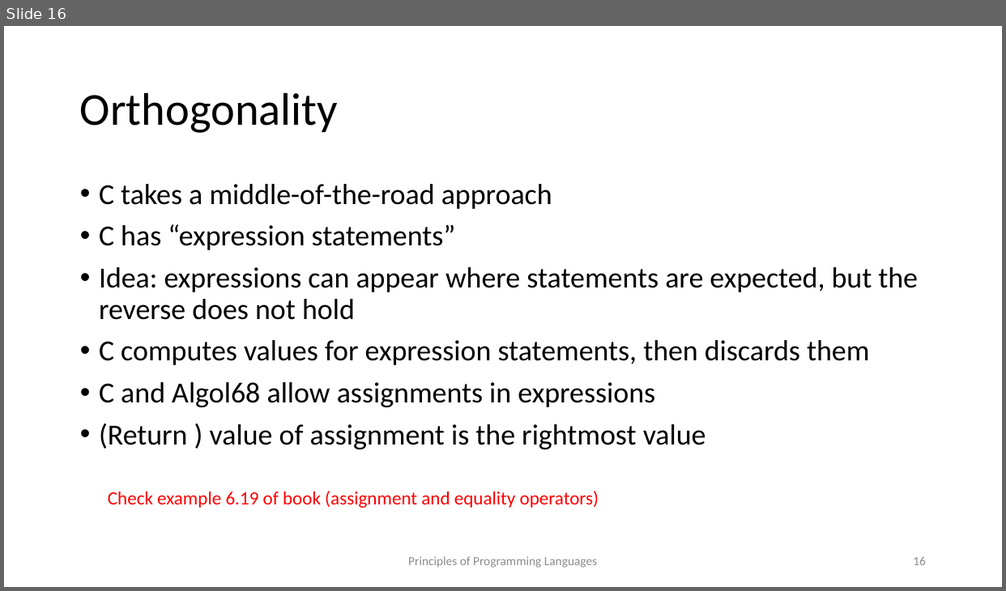
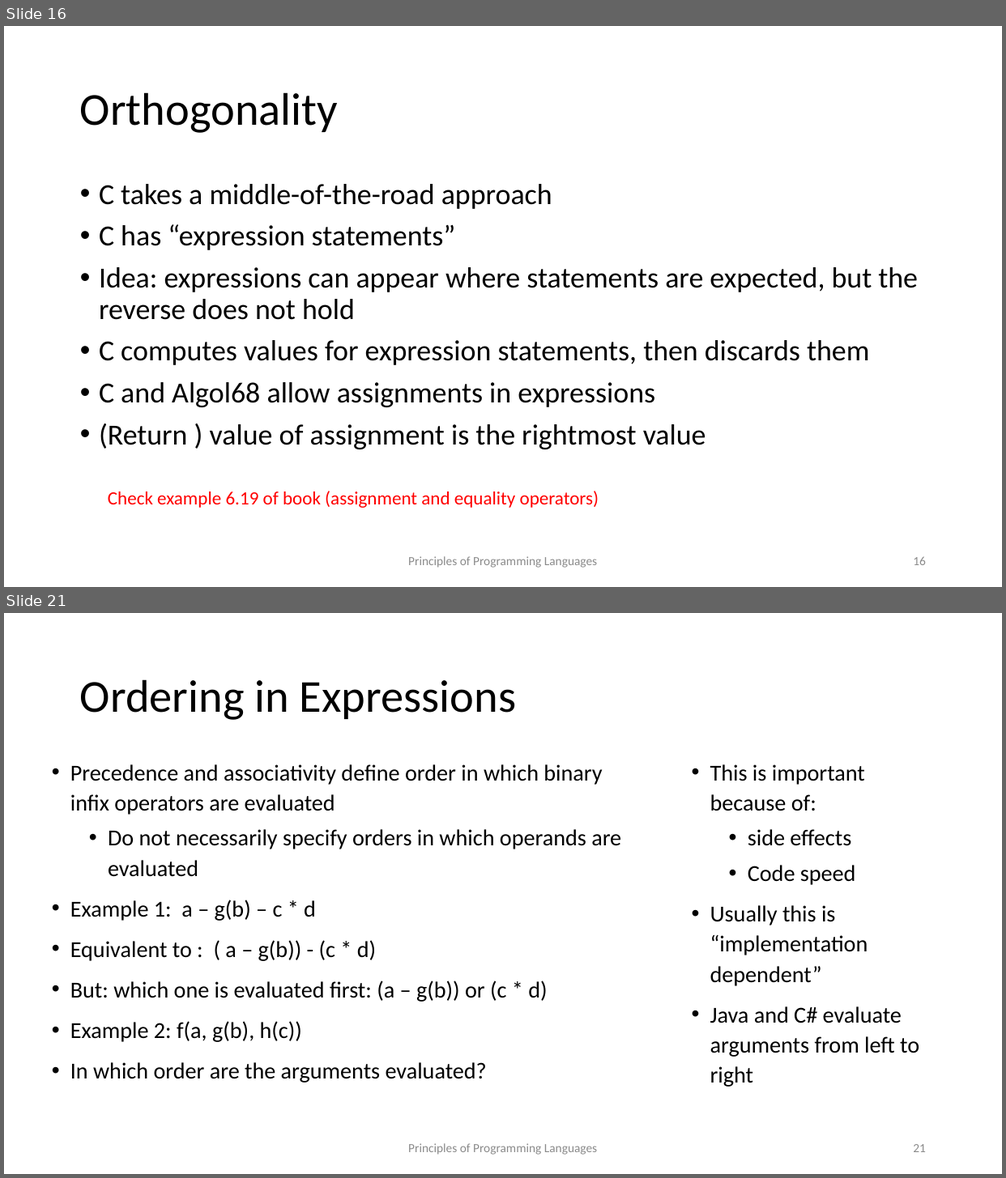
Before and after one commit to kongm/pl-design, a slide deck: control-flow.pptx. Shown one above the other, each under a label of ours: slide 16 before the commit, slides 16 and 21 after it; the slides between them are not shown. The pictures are 1006x591 and 1006x1178 pixels, drawn with LibreOffice and Linux fonts; fonts in the diff are those of the drawing. Boxes give left, top, right and bottom in pixels: in the first picture for what was removed or moved away, otherwise in the second. Text is boxed around its words. In the diff, an @@ line names an element or a change of style, - is before the commit and + after.

```diff
--- a/control-flow.pptx
+++ b/control-flow.pptx
@@ slide 21 added at <box>4,613,1002,1174</box>, background #FFFFFF @@
@@ title added at <box>80,679,516,720</box>, 44 pt, text #000000 @@
+Ordering in Expressions
@@ text added at <box>70,764,621,1083</box>, 22 pt, text #000000 @@
+• Precedence and associativity define order in which binary infix operators are evaluated
+  • Do not necessarily specify orders in which operands are evaluated
+• Example 1: a – g(b) – c * d
+• Equivalent to : ( a – g(b)) - (c * d)
+• But: which one is evaluated first: (a – g(b)) or (c * d)
+• Example 2: f(a, g(b), h(c))
+• In which order are the arguments evaluated?
@@ text added at <box>710,764,919,1087</box>, 22 pt, text #000000 @@
+• This is important because of:
+  • side effects
+  • Code speed
+• Usually this is “implementation dependent”
+• Java and C# evaluate arguments from left to right
@@ text added at <box>408,1144,597,1155</box>, 12 pt, text #8C8C8C @@
+Principles of Programming Languages
@@ page number added at <box>913,1144,926,1152</box>, 12 pt, text #8C8C8C @@
+21
```
Also in this commit, not shown: 12 other slides added, 1 other file.
